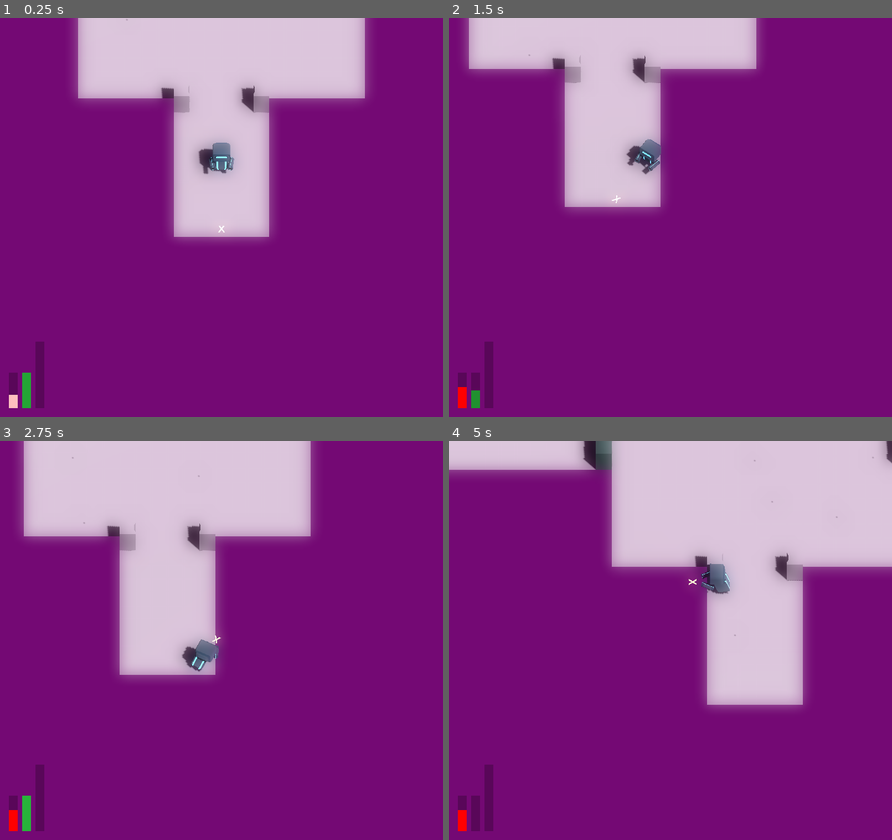
Above: before the commit, frames 1-4 (two rows, left to right).
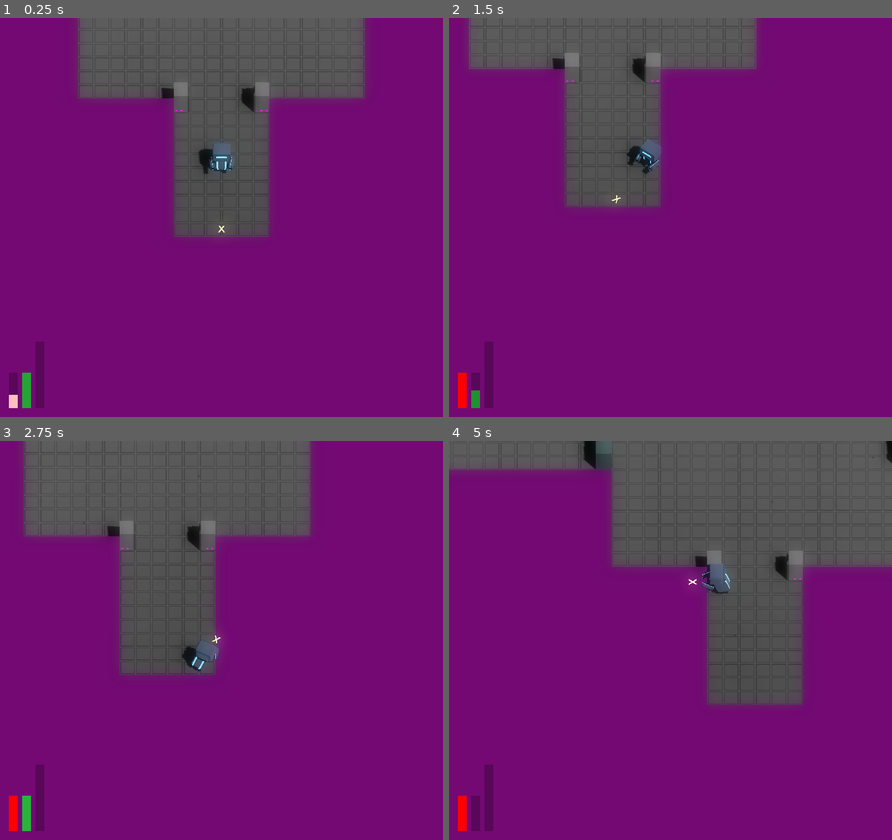
Above: after the commit, the same moments.

Repository: JackEvans24/bullet-absorb
Game: Godot game, scene res://scenes/main.tscn
Two runs of this game, one before a commit and one after it. Both use one fixed random seed, a clock stepped at 60 frames per second and the inputs below.
Inputs (mouse positions are in pixels of both pictures, inside the frame that each line leads up to):
- Up to frame 1 (0.25 s): no input
- Up to frame 2 (1.5 s): move the mouse to (767, 197) at 0.52 s; hold D (move_right) 0.53-1.28 s; tap Space (dash) at 0.6 s; move the mouse to (581, 237) at 1.27 s; hold S (move_back) from 1.28 s (still down); tap Ctrl (absorb) at 1.35 s
- Up to frame 3 (2.75 s): tap Space (dash) at 1.55, 2.1 s; move the mouse to (265, 552) at 2.02 s; release S (move_back) at 2.03 s; hold D (move_right) from 2.03 s (still down)
- Up to frame 4 (5 s): move the mouse to (648, 720) at 2.77 s; release D (move_right) at 2.78 s; hold W (move_forward) 2.78-3.53 s; click (648, 720) at 2.85 s; tap Space (dash) at 3.05, 3.6, 4.55 s; move the mouse to (803, 700) at 3.52 s; hold A (move_left) from 3.53 s (still down); move the mouse to (537, 580) at 4.27 s; tap Ctrl (absorb) at 4.35 s

The runs differ from the first frame. In frame 1, 21% of the frame differs, in the area x 17-83%, y 0-56%; in frame 2, 16%; in frame 3, 24%; in frame 4, 31%, in the area x 0-100%, y 0-93%.

Commit message:
feat: move player stats to saved data

Diff:
--- a/prefabs/player/player.tscn
+++ b/prefabs/player/player.tscn
@@ -1,7 +1,6 @@
-[gd_scene load_steps=46 format=3 uid="uid://c3tj0pdcum4wd"]
+[gd_scene load_steps=44 format=3 uid="uid://c3tj0pdcum4wd"]
 
 [ext_resource type="Script" path="res://scripts/mechanics/player/player.gd" id="1_u023k"]
-[ext_resource type="Script" path="res://scripts/data/player_stats.gd" id="2_o4yfb"]
 [ext_resource type="Script" path="res://scripts/state/move_state_machine.gd" id="2_pauji"]
 [ext_resource type="Script" path="res://scripts/mechanics/shared/health.gd" id="2_pcwtq"]
 [ext_resource type="Script" path="res://scripts/mechanics/player/absorb.gd" id="2_sawo1"]
@@ -27,10 +26,6 @@
 [ext_resource type="Material" uid="uid://hh5rgca6j4cq" path="res://materials/player/player_body_default.tres" id="21_yrqox"]
 [ext_resource type="PackedScene" uid="uid://bkexk607fieqm" path="res://prefabs/player/player_body.tscn" id="23_m7jo1"]
 
-[sub_resource type="Resource" id="Resource_4xpw6"]
-script = ExtResource("2_o4yfb")
-max_health = 3
-
 [sub_resource type="SphereShape3D" id="SphereShape3D_4kfv7"]
 radius = 5.0
 
@@ -382,7 +377,6 @@
 [node name="Player" type="CharacterBody3D"]
 collision_layer = 2
 script = ExtResource("1_u023k")
-stats = SubResource("Resource_4xpw6")
 
 [node name="MoveState" type="Node" parent="."]
 script = ExtResource("2_pauji")
--- a/scripts/main.gd
+++ b/scripts/main.gd
@@ -29,6 +29,8 @@
 	rooms.room_reentered.connect(_on_room_reentered)
 
 func initialise_player():
+	player.update_stats(save_game.data.player_stats)
+
 	if save_game.data.current_room:
 		var current_room = rooms.get_room(save_game.data.current_room)
 		if current_room:
--- a/scripts/mechanics/player/player.gd
+++ b/scripts/mechanics/player/player.gd
@@ -11,7 +11,6 @@
 enum AbsorbState {Started, Cancelled, Complete}
 
 @export var max_power = 20
-@export var stats: PlayerStats = PlayerStats.new()
 
 @onready var move_state: MoveStateMachine = $MoveState
 @onready var health: Health = $Health
@@ -24,6 +23,7 @@
 @onready var ground_detection: CollisionShape3D = $GroundDetection
 @onready var animator: AnimationPlayer = $Animator
 
+var stats: PlayerStats
 var power_count: int = 0
 
 var current_health:
@@ -54,8 +54,11 @@
 
 	hit_detection.area_entered.connect(_on_hit)
 
+	dash.initialise(move_state, body)
+
+func update_stats(player_stats: PlayerStats):
+	stats = player_stats
 	health.initialise(stats.max_health)
-	dash.initialise(move_state, body)
 
 func _physics_process(_delta):
 	velocity = move_state.movement
